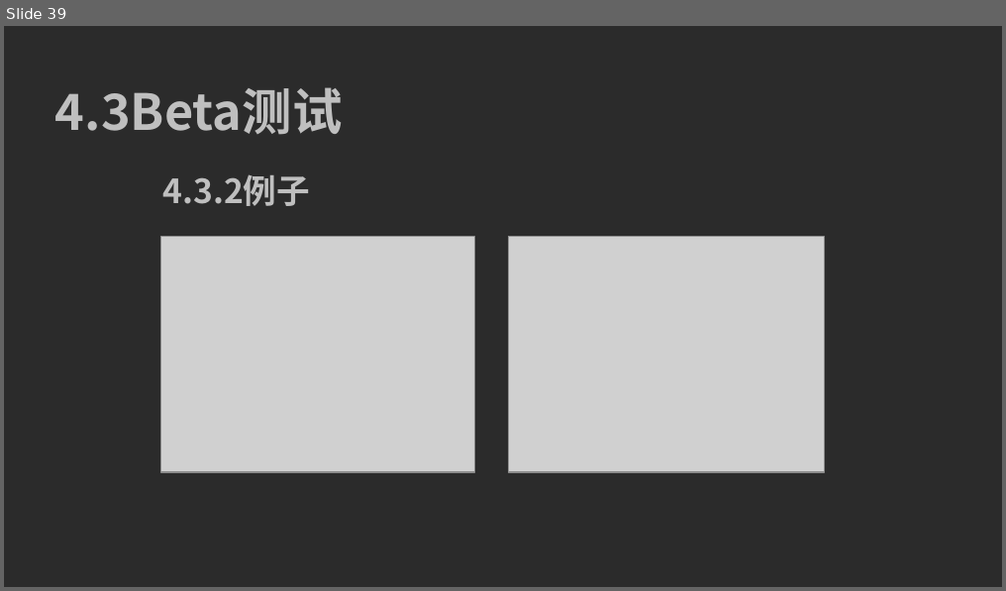
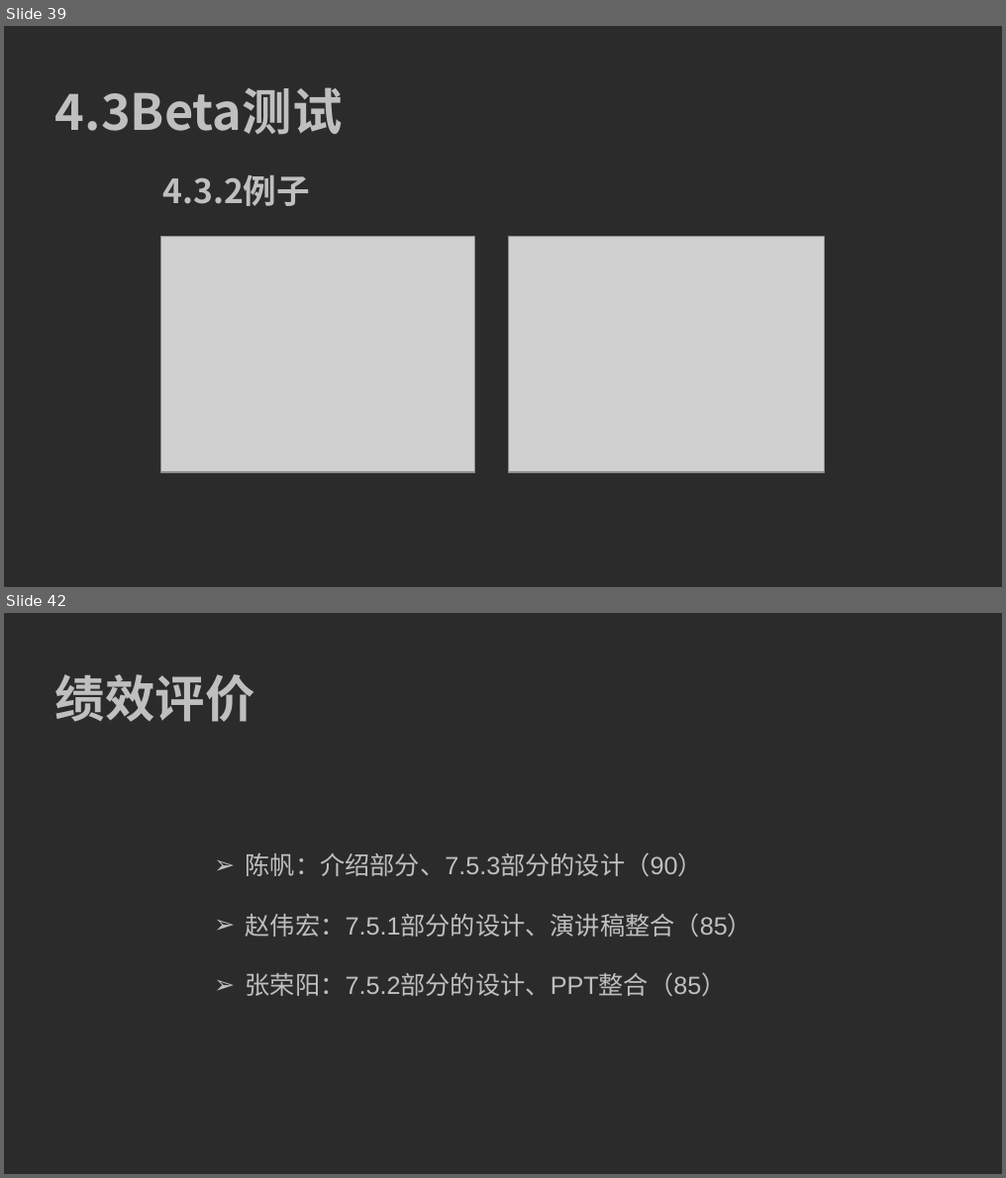
Before and after one commit to popopoi/Software-G07, a slide deck: SE2018春-G07/翻转课堂/SE2018春-G07-7.5确认测试.pptx. Shown one above the other, each under a label of ours: slide 39 before the commit, slides 39 and 42 after it; the slides between them are not shown. The pictures are 1006x591 and 1006x1178 pixels, drawn with LibreOffice and Linux fonts; fonts in the diff are those of the drawing; grey boxes stand for pictures; background and template pictures are left out; a plain dark background stands for a picture behind light text. Boxes give left, top, right and bottom in pixels: in the first picture for what was removed or moved away, otherwise in the second. Text is boxed around its words. In the diff, an @@ line names an element or a change of style, - is before the commit and + after.

Commit message:
设计阶段相关ppt

```diff
--- a/SE2018春-G07/翻转课堂/SE2018春-G07-7.5确认测试.pptx
+++ b/SE2018春-G07/翻转课堂/SE2018春-G07-7.5确认测试.pptx
@@ slide 42 added at (x1=4, y1=613, x2=1002, y2=1174), background picture (left out) @@
@@ free added at (x1=52, y1=663, x2=1002, y2=732), 36 pt, text #BFBFBF, bold @@
+绩效评价
@@ text added at (x1=246, y1=853, x2=752, y2=996), 18 pt, text #BFBFBF @@
+➢ 陈帆：介绍部分、7.5.3部分的设计（90）
+➢ 赵伟宏：7.5.1部分的设计、演讲稿整合（85）
+➢ 张荣阳：7.5.2部分的设计、PPT整合（85）
```
Also in this commit, not shown: 5 slides changed, 1 other slide added, 5 other files.
